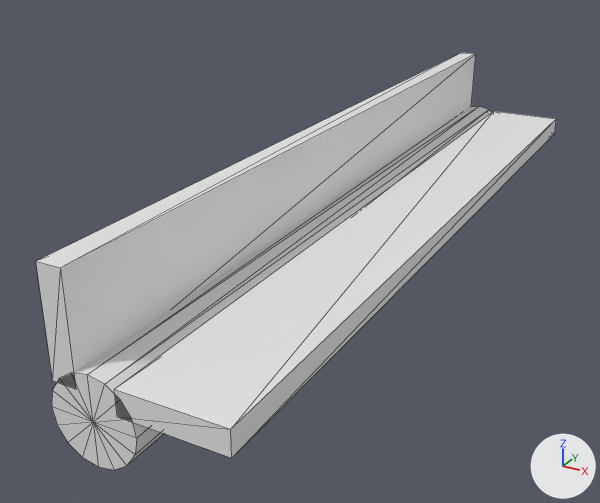
The OBJ model assets/hardware/hinge_9ae1f9b7de.obj, before and after one commit.
Both versions are drawn from a 50 mm lens placed at (0.049, -0.1068, 0.0466), pointed at (-0.0043, -0.0098, -0.0019). Lighting does not change. The marker at lower right points along +X, +Y and +Z. The older version comes first. Mesh edges are drawn as thin lines. Where no turn or scale is listed for an object, it has been applied to the vertices.

Script lines for the objects in view, before the commit:
```python
me_hinge_9ae1f9b7de = bpy.data.meshes.new('hinge_9ae1f9b7de')
me_hinge_9ae1f9b7de.from_pydata(...)  # 50 vertices, 88 faces; spans x -0.0052..0.0158, y -0.0585..0.0585, z -0.0053..0.0158
# before: 34 (0.0032, 0.0585, 0.0016), 35 (0.0032, -0.0585, 0.0017) at pixel (117, 416), 36 (0.0032, 0.0585, 0.0046) at pixel (493, 111), 37 (0.0032, -0.0585, 0.0047) at pixel (114, 389), 38 (0.0158, 0.0585, 0.0016) at pixel (554, 133)
# before: 39 (0.0158, -0.0585, 0.0017) at pixel (231, 458), 40 (0.0158, 0.0585, 0.0046) at pixel (556, 118), 41 (0.0158, -0.0585, 0.0047) at pixel (230, 429)
ob_hinge_9ae1f9b7de = bpy.data.objects.new('hinge_9ae1f9b7de', me_hinge_9ae1f9b7de)
ob_hinge_9ae1f9b7de.location = (0.0, 0.0, 0.0)
```
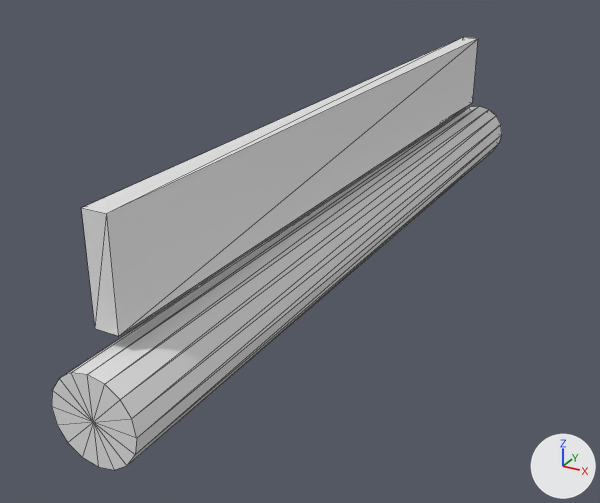
Location of each change, [x1, y1, x2, y2] in pixels of the pictures (600 x 503 px; the box of a moved part takes in the faces that stretch with it):
```json
{"object": "hinge_9ae1f9b7de", "change": "reshaped", "before": [36, 53, 556, 470], "after": [52, 37, 502, 470], "on screen": "13% narrower"}
{"part": 1, "of": "me_hinge_9ae1f9b7de", "change": "deleted", "before": [36, 53, 476, 388]}
{"part": 2, "of": "me_hinge_9ae1f9b7de", "change": "moved or reshaped", "before": [115, 111, 556, 458], "after": [81, 37, 478, 336]}
```

The change, as JSON lines over the scene's bpy script:
```json
{"block": "me_hinge_9ae1f9b7de", "where": "# used by ob_hinge_9ae1f9b7de; location = (0.0, 0.0, 0.0)"}
{"block": "me_hinge_9ae1f9b7de", "where": "# verts and faces of me_hinge_9ae1f9b7de; kept vertices keep their numbers, new ones are numbered from 50"}
{"op": "remove", "block": "me_hinge_9ae1f9b7de", "code": "me_hinge_9ae1f9b7de.from_pydata(...)  # 50 vertices, 88 faces; spans x -0.0052..0.0158, y -0.0585..0.0585, z -0.0053..0.0158"}
{"op": "add", "block": "me_hinge_9ae1f9b7de", "code": "me_hinge_9ae1f9b7de.from_pydata(...)  # 42 vertices, 76 faces; spans x -0.0052..0.0052, y -0.0585..0.0585, z -0.0053..0.0196"}
{"block": "me_hinge_9ae1f9b7de", "change": "me_hinge_9ae1f9b7de part 1: the loose piece of 8 vertices spanning x -0.0047..-0.0016, y -0.0585..0.0585, z 0.0031..0.0158 is deleted"}
{"block": "me_hinge_9ae1f9b7de", "change": "me_hinge_9ae1f9b7de part 2"}
{"op": "add", "block": "me_hinge_9ae1f9b7de", "code": "verts[34] = (-0.003, 0.0538, 0.007)  # moved"}
{"op": "add", "block": "me_hinge_9ae1f9b7de", "code": "verts[35] = (-0.003, -0.0538, 0.007)  # moved, pixel (95, 328)"}
{"op": "add", "block": "me_hinge_9ae1f9b7de", "code": "verts[36] = (-0.003, 0.0538, 0.0196)  # moved, pixel (463, 37)"}
{"op": "add", "block": "me_hinge_9ae1f9b7de", "code": "verts[37] = (-0.003, -0.0538, 0.0196)  # moved, pixel (81, 207)"}
{"op": "add", "block": "me_hinge_9ae1f9b7de", "code": "verts[38] = (0.0, 0.0538, 0.007)  # moved, pixel (472, 102)"}
{"op": "add", "block": "me_hinge_9ae1f9b7de", "code": "verts[39] = (0.0, -0.0538, 0.007)  # moved, pixel (118, 336)"}
{"op": "add", "block": "me_hinge_9ae1f9b7de", "code": "verts[40] = (0.0, 0.0538, 0.0196)  # moved, pixel (478, 38)"}
{"op": "add", "block": "me_hinge_9ae1f9b7de", "code": "verts[41] = (0.0, -0.0538, 0.0196)  # moved, pixel (106, 213)"}
```
